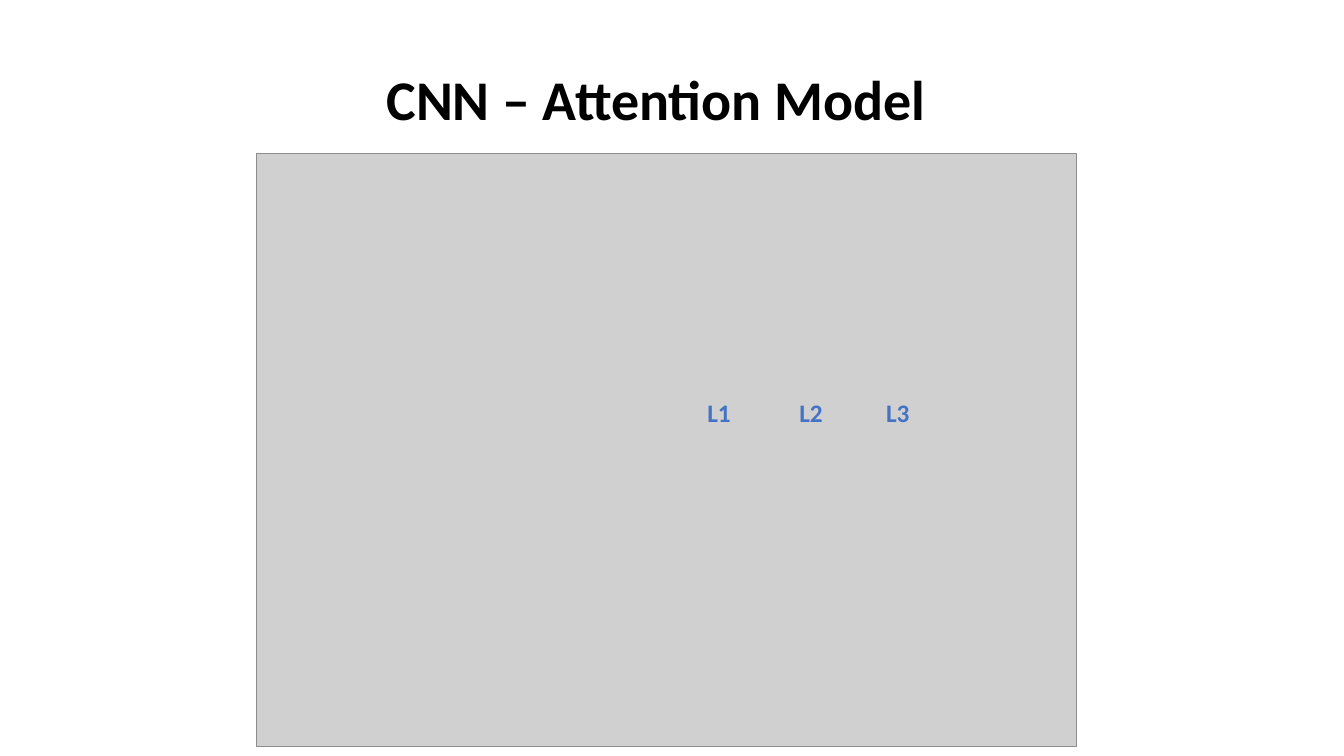
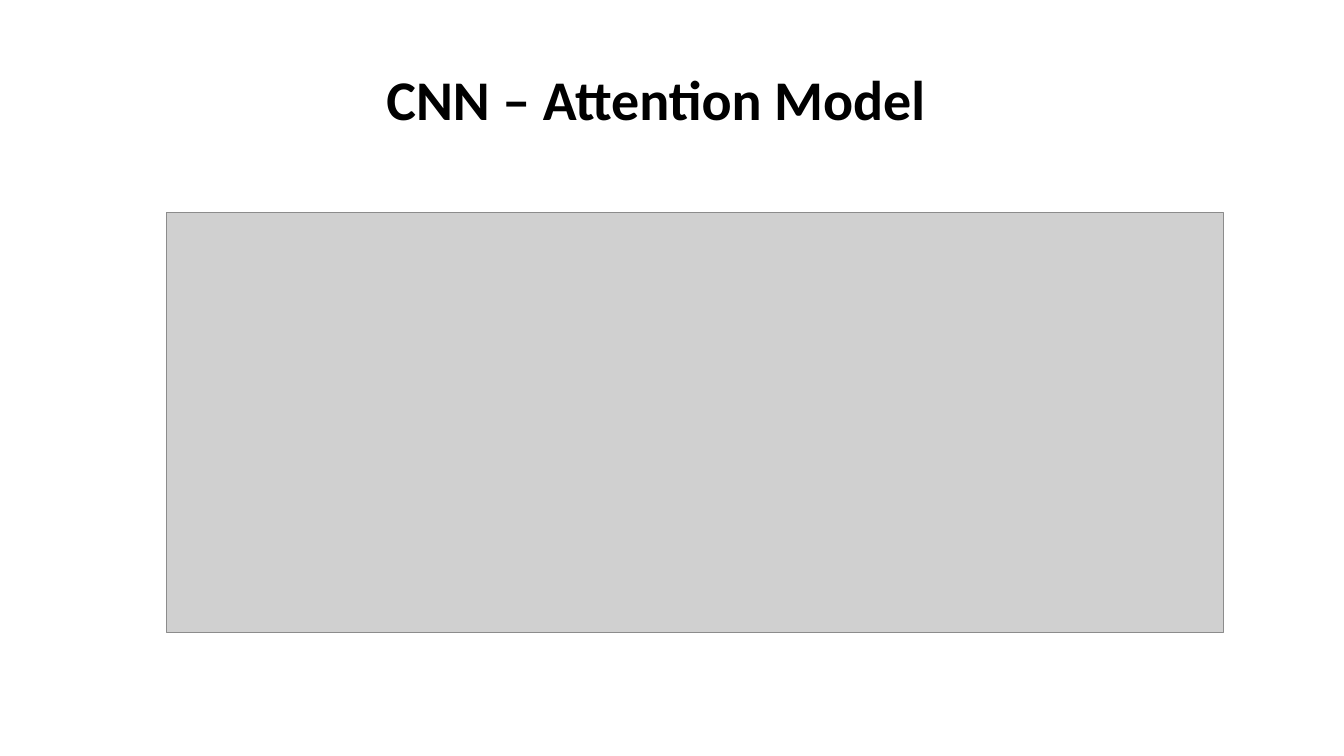
Before and after one commit to bangtran001/AttentionSleepiness, a slide deck: slide 1 of discussion.pptx. Drawn at 1344x756 pixels with LibreOffice and Linux fonts; fonts in the diff are those of the drawing; grey boxes stand for pictures. Boxes give left, top, right and bottom in pixels: in the first picture for what was removed or moved away, otherwise in the second. Text is boxed around its words. In the diff, an @@ line names an element or a change of style, - is before the commit and + after.

```diff
--- a/discussion.pptx
+++ b/discussion.pptx
@@ picture: place and size @@
-picture at (257,154,1077,747)
+picture at (166,213,1224,632)
@@ text removed at (707,405,730,422) @@
-L1
@@ text removed at (799,405,822,422) @@
-L2
@@ text removed at (886,405,909,422) @@
-L3
```
Also in this commit, not shown: 1 other slide changed, 21 other files.
